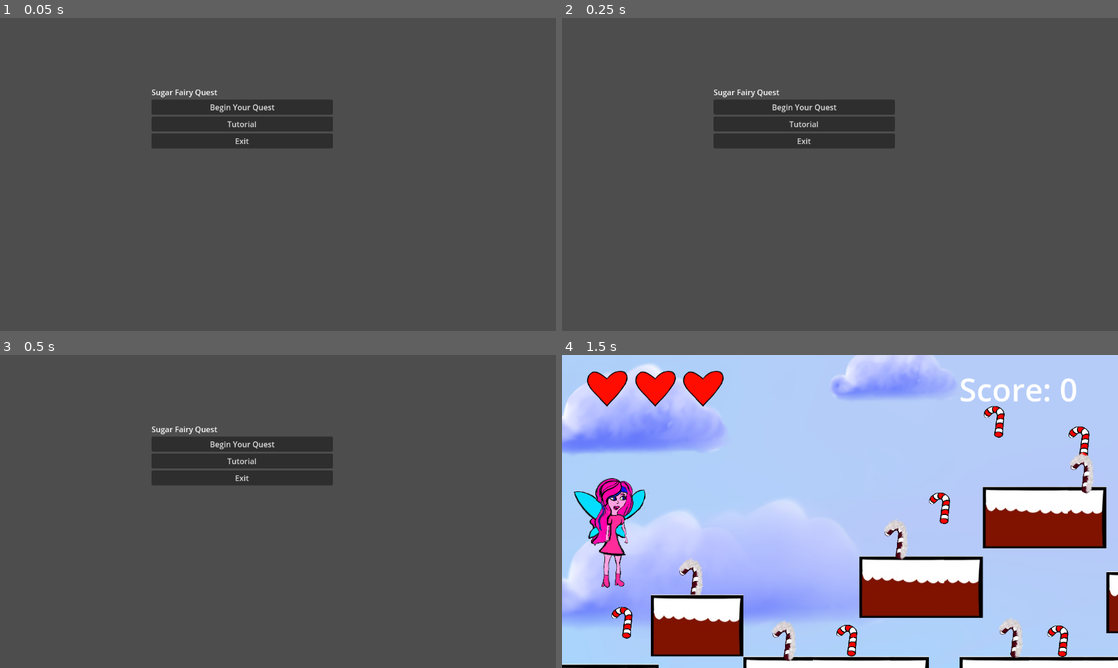
Above: before the commit, frames 1-4 (two rows, left to right).
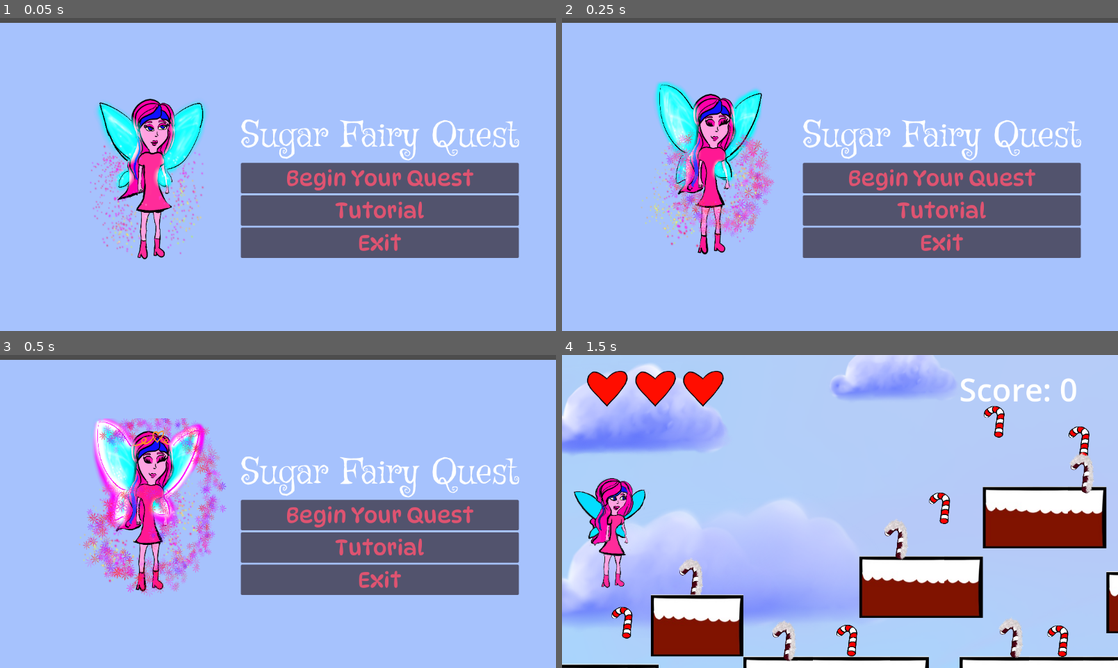
Above: after the commit, the same moments.

Repository: mhorowitz9/MiriCapstoneGameVideoGameDesign
Game: Godot game, scene res://mainmenu.tscn
The game is run twice, just before and just after one commit, with the same random seed, the same clock (stepped at 60 frames per second) and the same inputs. This scene is started directly instead of the project's main scene.
Inputs:
- Up to frame 1 (0.05 s): no input
- Up to frame 2 (0.25 s): no input
- Up to frame 3 (0.5 s): no input
- Up to frame 4 (1.5 s): click "Begin Your Quest" at 0.5 s; tap Enter (ui_accept) at 1.25 s; hold Right (ui_right) from 1.28 s (still down)

The runs differ from the first frame. In frame 1, 98% of the frame differs, in the area x 0-100%, y 1-100%; in frame 2, 98%; in frame 3, 98%; in frame 4, nothing differs.

Commit message:
updated scene

Diff:
--- a/miricapstonegamevideogamedesign/mainmenu.tscn
+++ b/miricapstonegamevideogamedesign/mainmenu.tscn
@@ -1,6 +1,9 @@
-[gd_scene load_steps=2 format=3 uid="uid://waet7svp16rt"]
+[gd_scene load_steps=5 format=3 uid="uid://waet7svp16rt"]
 
 [ext_resource type="Script" path="res://mainmenu.gd" id="1_mlthn"]
+[ext_resource type="FontFile" uid="uid://dadah37u478b1" path="res://Griffy-Regular.ttf" id="2_1bkax"]
+[ext_resource type="FontFile" uid="uid://bobg3qg8orbv6" path="res://DynaPuff-VariableFont_wdth,wght.ttf" id="3_jp20k"]
+[ext_resource type="PackedScene" uid="uid://cnnivgnj6wu1w" path="res://winanimation.tscn" id="4_pud1o"]
 
 [node name="Mainmenu" type="Control"]
 layout_mode = 3
@@ -15,29 +18,71 @@
 grow_vertical = 2
 script = ExtResource("1_mlthn")
 
+[node name="ColorRect" type="ColorRect" parent="."]
+offset_left = -319.0
+offset_top = -132.0
+offset_right = 960.0
+offset_bottom = 596.0
+color = Color(0.648967, 0.758903, 0.990207, 1)
+
 [node name="MarginContainer" type="MarginContainer" parent="."]
-layout_mode = 0
-offset_right = 376.0
-offset_bottom = 375.0
+layout_mode = 1
+anchors_preset = 8
+anchor_left = 0.5
+anchor_top = 0.5
+anchor_right = 0.5
+anchor_bottom = 0.5
+offset_left = -288.0
+offset_top = -250.5
+offset_right = 288.0
+offset_bottom = 250.5
+grow_horizontal = 2
+grow_vertical = 2
 
 [node name="VBoxContainer" type="VBoxContainer" parent="MarginContainer"]
 layout_mode = 2
 
 [node name="Label" type="Label" parent="MarginContainer/VBoxContainer"]
 layout_mode = 2
+size_flags_horizontal = 4
+theme_override_colors/font_color = Color(1, 1, 1, 1)
+theme_override_colors/font_outline_color = Color(0.96366, 0, 0.488862, 1)
+theme_override_fonts/font = ExtResource("2_1bkax")
+theme_override_font_sizes/font_size = 75
 text = "Sugar Fairy Quest"
 
 [node name="Start" type="Button" parent="MarginContainer/VBoxContainer"]
+modulate = Color(1, 0.372388, 0.504611, 1)
 layout_mode = 2
+theme_override_colors/font_hover_pressed_color = Color(0.999539, 0, 0.0501804, 1)
+theme_override_colors/font_hover_color = Color(1, 0, 0, 1)
+theme_override_colors/font_outline_color = Color(0.924485, 4.25476e-05, 0.67414, 1)
+theme_override_fonts/font = ExtResource("3_jp20k")
+theme_override_font_sizes/font_size = 45
 text = "Begin Your Quest"
 
 [node name="Tutorial" type="Button" parent="MarginContainer/VBoxContainer"]
+modulate = Color(1, 0.372388, 0.504611, 1)
 layout_mode = 2
+theme_override_colors/font_hover_pressed_color = Color(0.776074, 0, 0.249838, 1)
+theme_override_colors/font_hover_color = Color(0.776074, 0, 0.249838, 1)
+theme_override_colors/font_outline_color = Color(0.92549, 0, 0.67451, 1)
+theme_override_fonts/font = ExtResource("3_jp20k")
+theme_override_font_sizes/font_size = 45
 text = "Tutorial"
 
 [node name="Exit" type="Button" parent="MarginContainer/VBoxContainer"]
+modulate = Color(1, 0.372388, 0.504611, 1)
 layout_mode = 2
+theme_override_colors/font_hover_pressed_color = Color(0.776074, 0, 0.249838, 1)
+theme_override_colors/font_hover_color = Color(0.776074, 0, 0.249838, 1)
+theme_override_colors/font_outline_color = Color(0.92549, 0, 0.67451, 1)
+theme_override_fonts/font = ExtResource("3_jp20k")
+theme_override_font_sizes/font_size = 45
 text = "Exit"
+
+[node name="Winanimation" parent="." instance=ExtResource("4_pud1o")]
+position = Vector2(-319, -60)
 
 [connection signal="pressed" from="MarginContainer/VBoxContainer/Start" to="." method="_on_start_pressed"]
 [connection signal="pressed" from="MarginContainer/VBoxContainer/Tutorial" to="." method="_on_tutorial_pressed"]
Binary file added: miricapstonegamevideogamedesign/DynaPuff-VariableFont_wdth,wght.ttf
Not shown, added: miricapstonegamevideogamedesign/DynaPuff-VariableFont_wdth,wght.ttf.import
Binary file added: miricapstonegamevideogamedesign/Griffy-Regular.ttf
Not shown, added: miricapstonegamevideogamedesign/Griffy-Regular.ttf.import
